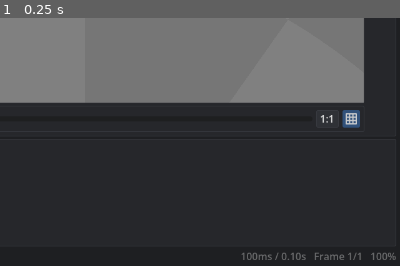
Above: before the commit, frame 1.
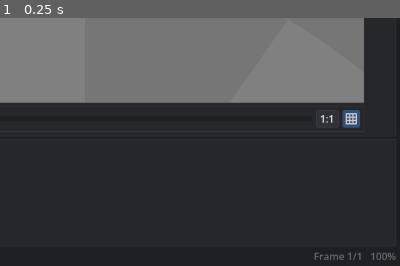
Above: after the commit, the same moment.

Repository: LeonardMeagher2/LVE
Game: Godot game, scene res://ui/main.tscn
Two runs of this game, one before a commit and one after it. Both use one fixed random seed, a clock stepped at 60 frames per second and the inputs below.
Inputs:
- Up to frame 1 (0.25 s): no input
The pictures show only the part of the screen within x 50-100%, y 50-100%; the shares and areas given below are measured in that part.

The runs differ from the first frame. In frame 1, 0.2% of the frame differs, in the area x 60-77%, y 94-98%.

Commit message:
Simplify status bar text
- Remove delay/total time display, keep only frame and zoom info

Diff:
--- a/ui/status_bar.gd
+++ b/ui/status_bar.gd
@@ -7,4 +7,4 @@
 
 func set_status(tool_name: String, color_html: String, delay_ms: int, total_ms: int, frame: int, frame_count: int, zoom: int) -> void:
 	_left.text = "%s  #%s" % [tool_name, color_html]
-	_right.text = "%dms / %.2fs   Frame %d/%d   %d%%" % [delay_ms, total_ms / 1000.0, frame + 1, frame_count, zoom]
+	_right.text = "Frame %d/%d   %d%%" % [frame + 1, frame_count, zoom]
